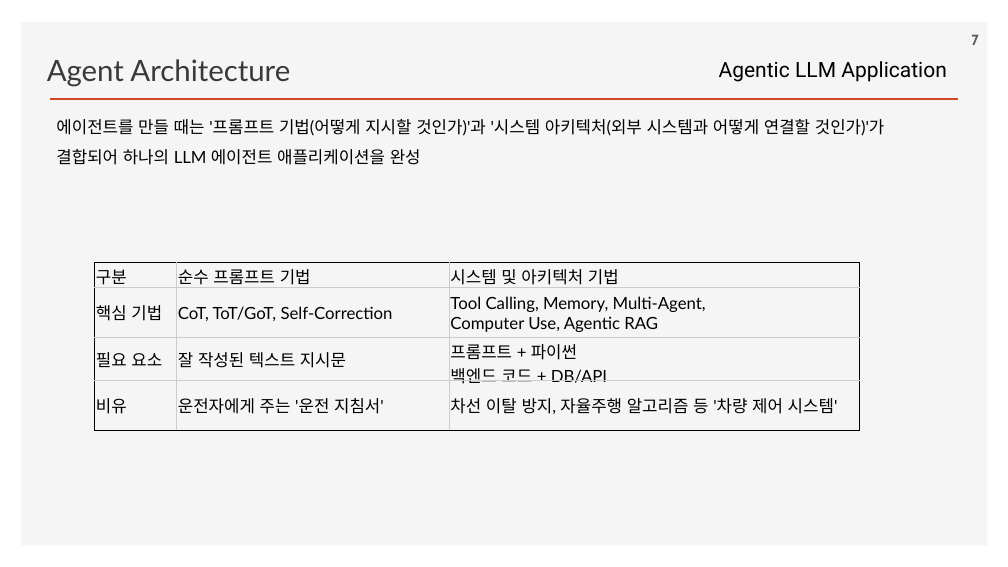
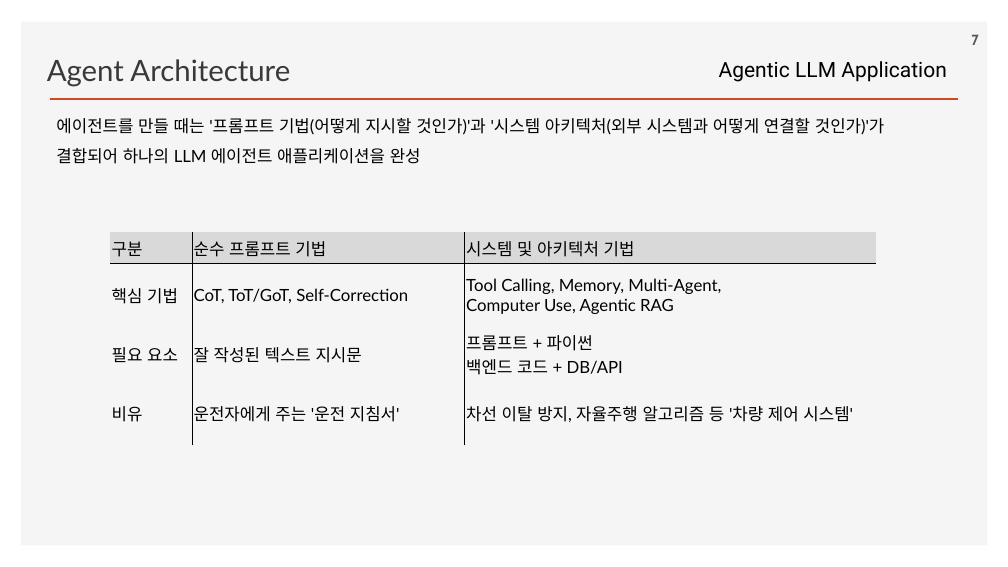
Before and after one commit to ancestor9/2026_Fall_Learning-Langchain-AI-Agent, a slide deck: slide 7 of ppts/CHAPTER 6 Agent Architecture.pptx. Drawn at 1008x567 pixels with LibreOffice and Linux fonts; fonts in the diff are those of the drawing; background and template pictures are left out. Boxes give left, top, right and bottom in pixels: in the first picture for what was removed or moved away, otherwise in the second. Text is boxed around its words. In the diff, an @@ line names an element or a change of style, - is before the commit and + after.

```diff
--- a/ppts/CHAPTER 6 Agent Architecture.pptx
+++ b/ppts/CHAPTER 6 Agent Architecture.pptx
@@ table at (110, 232, 876, 445) @@
@@ fill none to #D9D9D9 in row 1 @@
@@ borders changed @@
@@ table: place and size @@
-table at (95, 262, 861, 430)
+table at (110, 232, 876, 445)
```
Also in this commit, not shown: 5 other slides changed, 1 other file.
